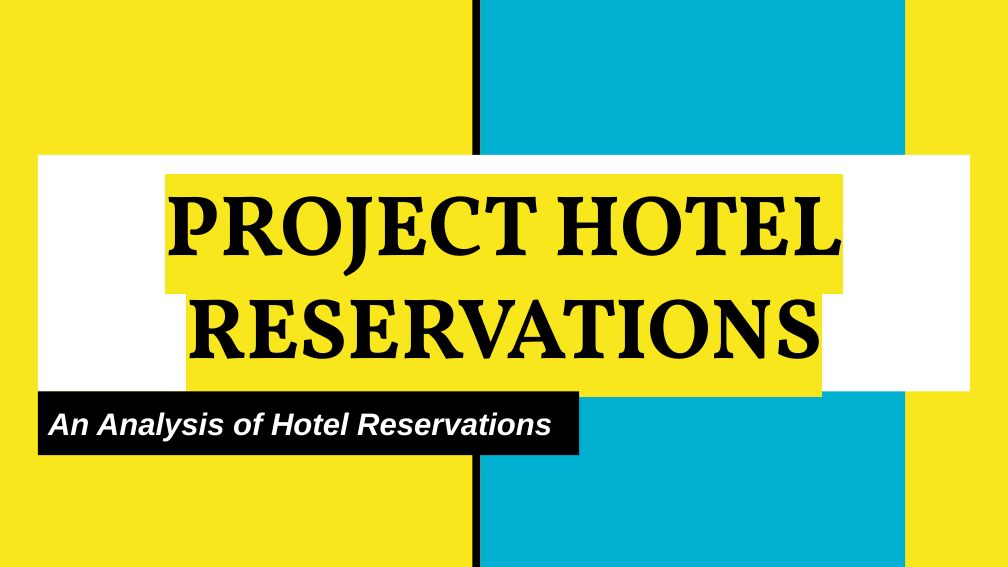
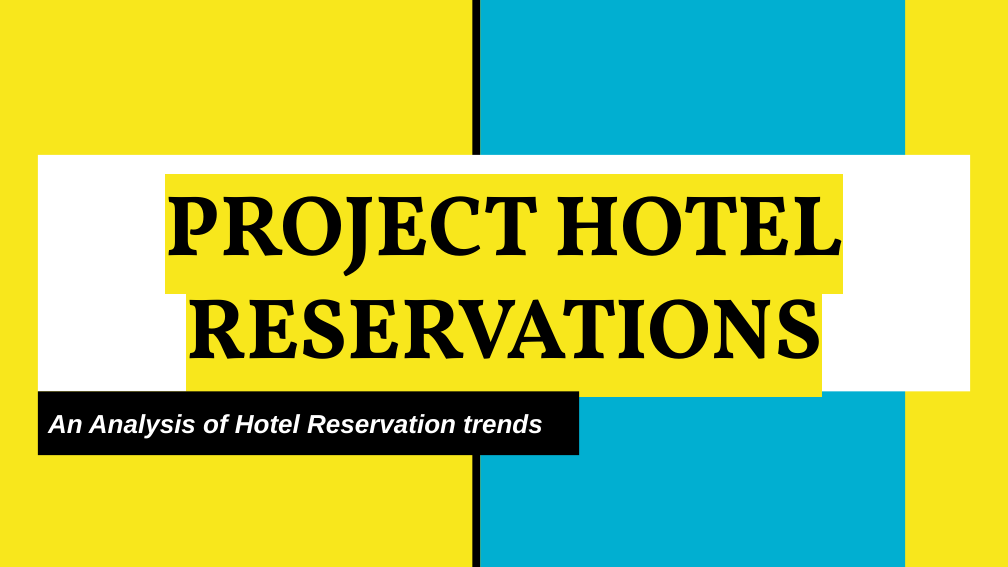
Before and after one commit to domivillacis/Hotel_reservations_analysis, a slide deck: slide 1 of Hotel_Reservations.pptx. Drawn at 1008x567 pixels with LibreOffice and Linux fonts; fonts in the diff are those of the drawing. Boxes give left, top, right and bottom in pixels: in the first picture for what was removed or moved away, otherwise in the second. Text is boxed around its words. In the diff, an @@ line names an element or a change of style, - is before the commit and + after.

Commit message:
Updated PPT

```diff
--- a/Hotel_Reservations.pptx
+++ b/Hotel_Reservations.pptx
@@ subtitle at (48, 414, 543, 439): text changed; size 22.2 to 18.6 pt @@
-An Analysis of Hotel Reservations
+An Analysis of Hotel Reservation trends
```
Also in this commit, not shown: 1 other slide changed, 11 slides added.
